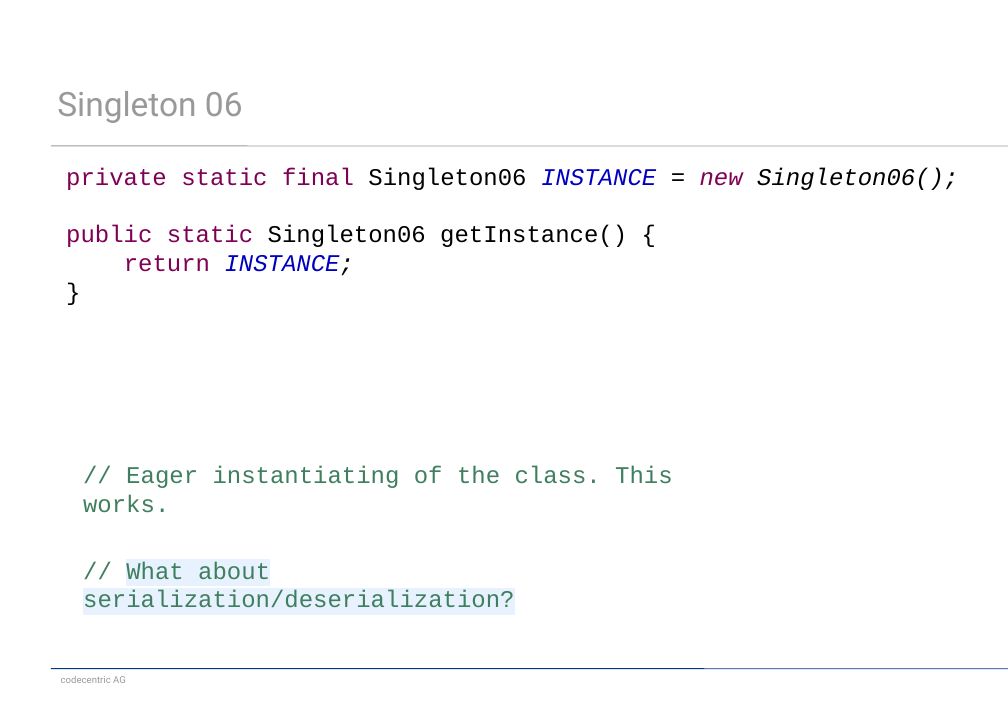
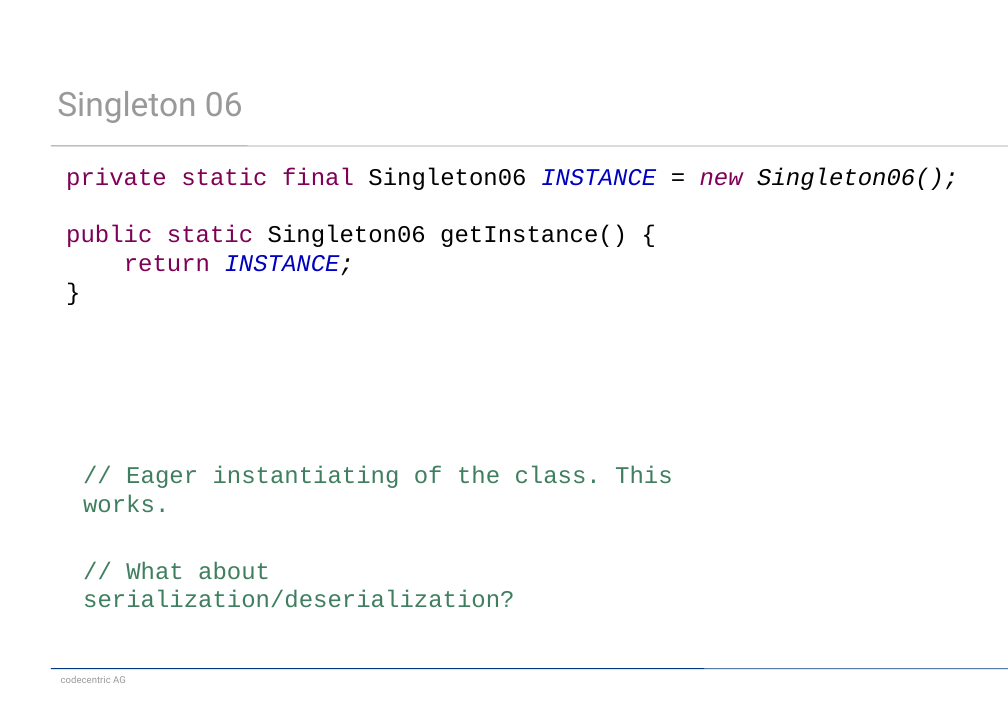
Before and after one commit to dzamurovic/meetup_singleton, a slide deck: slide 9 of meetup.pptx. Drawn at 1008x713 pixels with LibreOffice and Linux fonts; fonts in the diff are those of the drawing. Boxes give left, top, right and bottom in pixels: in the first picture for what was removed or moved away, otherwise in the second. Text is boxed around its words. In the diff, an @@ line names an element or a change of style, - is before the commit and + after.

```diff
--- a/meetup.pptx
+++ b/meetup.pptx
@@ text "// What about serialization/deserialization?" at <box>83,561,514,608</box>: highlight #E8F2FE to none @@
```
Also in this commit, not shown: 2 other slides changed, 5 slides added.
